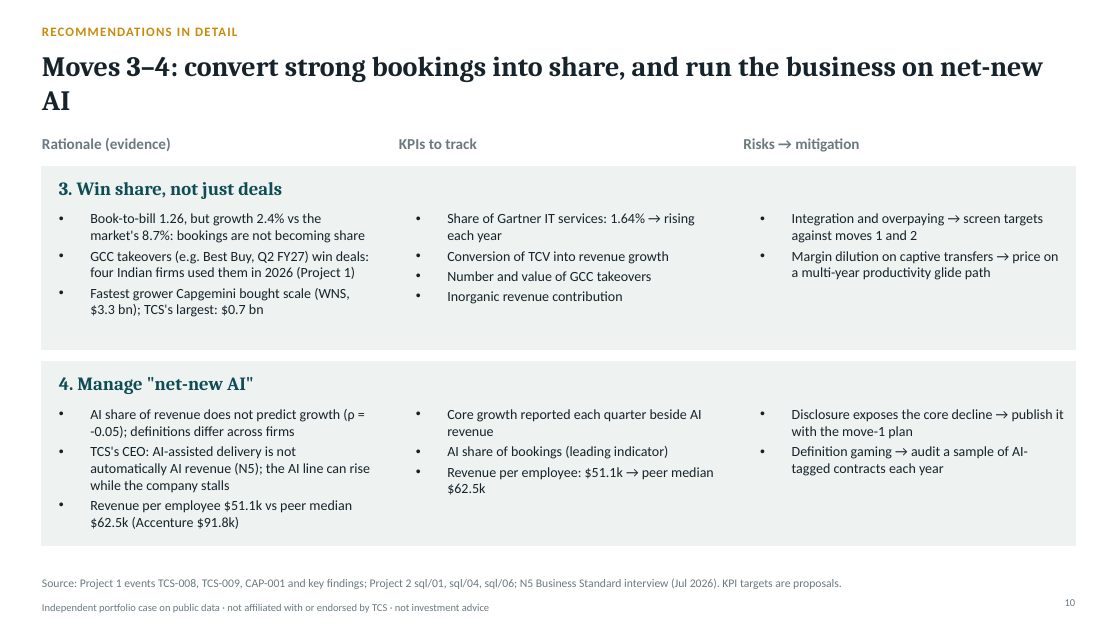
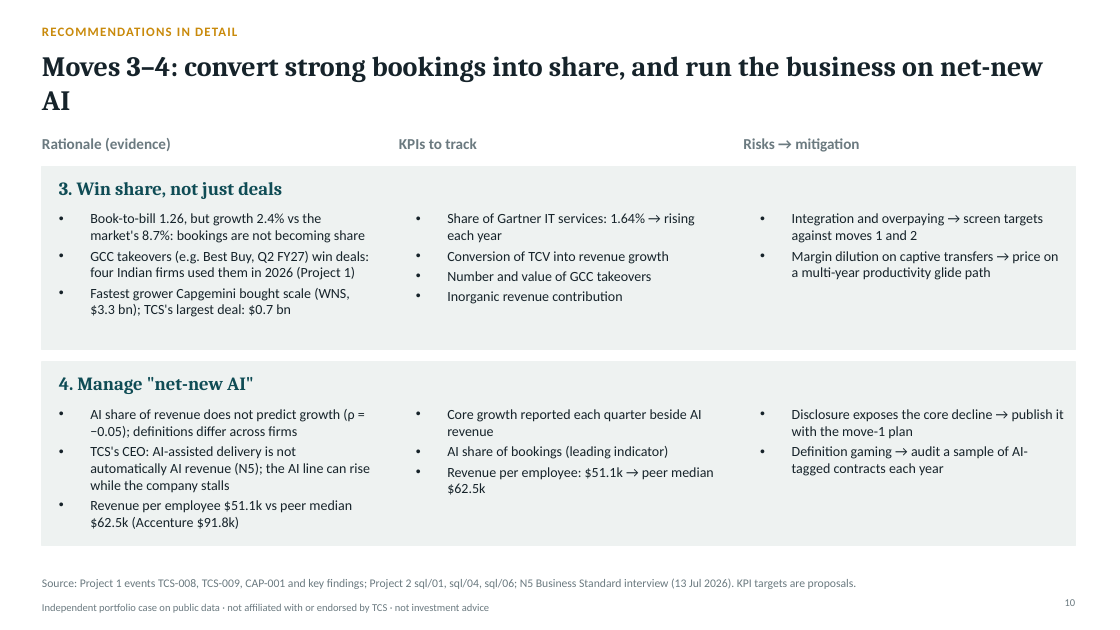
Before and after one commit to lokpriye96/ai-consulting-report-genai-services, a slide deck: slide 10 of outputs/TCS_AI_Deflation_Strategy.pptx. Drawn at 1120x630 pixels with LibreOffice and Linux fonts; fonts in the diff are those of the drawing. Boxes give left, top, right and bottom in pixels: in the first picture for what was removed or moved away, otherwise in the second. Text is boxed around its words. In the diff, an @@ line names an element or a change of style, - is before the commit and + after.

Commit message:
Verify sources (dates, HyperVault figures) and tidy wording

```diff
--- a/outputs/TCS_AI_Deflation_Strategy.pptx
+++ b/outputs/TCS_AI_Deflation_Strategy.pptx
@@ text at bbox=[90, 288, 350, 317]: text changed @@
-• Fastest grower Capgemini bought scale (WNS, $3.3 bn); TCS's largest: $0.7 bn
+• Fastest grower Capgemini bought scale (WNS, $3.3 bn); TCS's largest deal: $0.7 bn
@@ text at bbox=[90, 409, 354, 438]: text changed @@
-• AI share of revenue does not predict growth (ρ = -0.05); definitions differ across firms
+• AI share of revenue does not predict growth (ρ = −0.05); definitions differ across firms
@@ text at bbox=[42, 578, 857, 589]: text changed @@
-Source: Project 1 events TCS-008, TCS-009, CAP-001 and key findings; Project 2 sql/01, sql/04, sql/06; N5 Business Standard interview (Jul 2026). KPI targets are proposals.
+Source: Project 1 events TCS-008, TCS-009, CAP-001 and key findings; Project 2 sql/01, sql/04, sql/06; N5 Business Standard interview (13 Jul 2026). KPI targets are proposals.
```
Also in this commit, not shown: 7 other slides changed, 12 other files.
